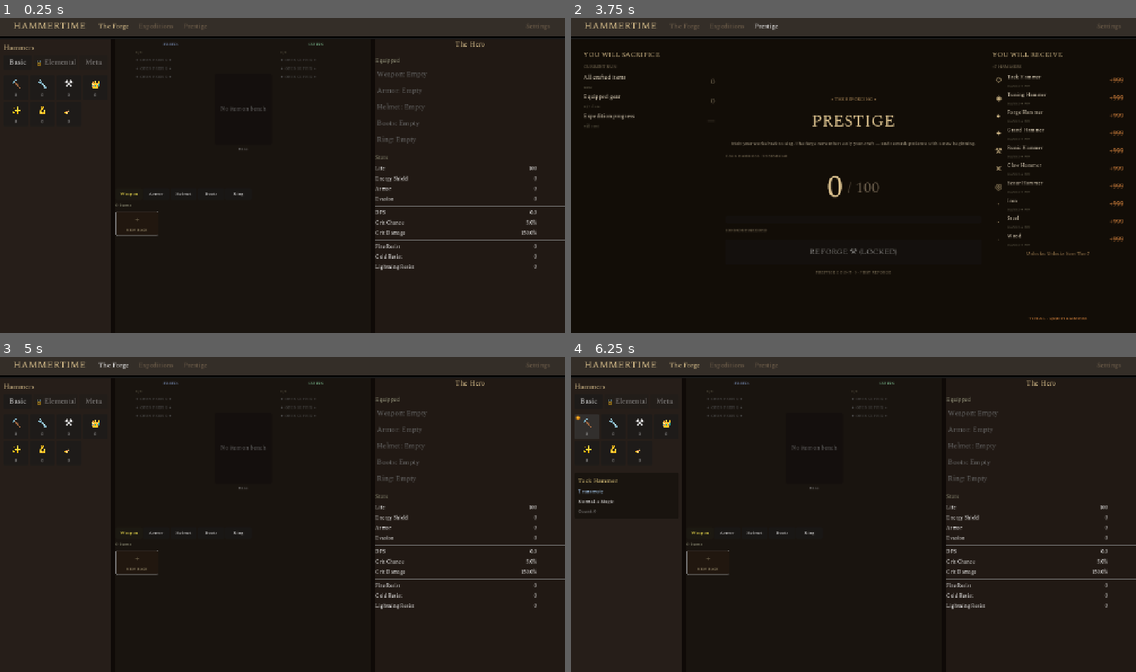
Above: before the commit, frames 1-4 (two rows, left to right).
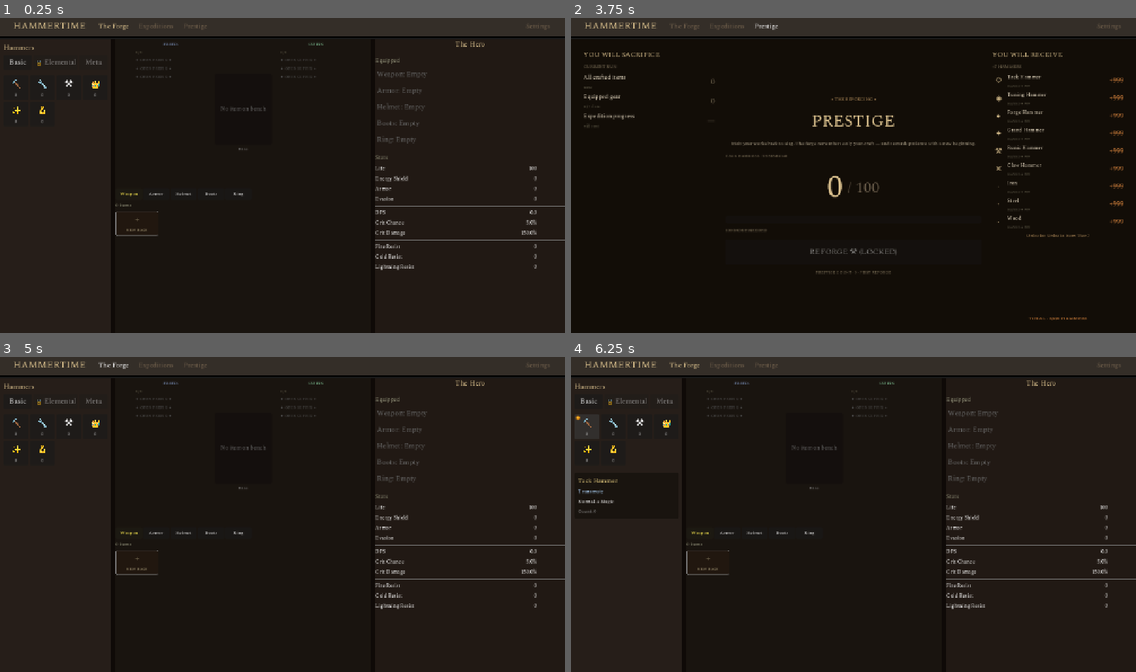
Above: after the commit, the same moments.

Repository: loginn/hammertime
Game: Godot game, scene res://scenes/main.tscn
The game is run twice, just before and just after one commit, with the same random seed, the same clock (stepped at 60 frames per second) and the same inputs.
Inputs (mouse positions are in pixels of both pictures, inside the frame that each line leads up to):
- Up to frame 1 (0.25 s): no input
- Up to frame 2 (3.75 s): click (706, 222) at 0.5 s; click (706, 222) at 1.25 s; click "The Forge" at 2 s; click "Expeditions" at 2.75 s; click "Prestige" at 3.5 s
- Up to frame 3 (5 s): click "The Forge" at 4.25 s
- Up to frame 4 (6.25 s): click "Basic" at 5 s; click (587, 426) at 5.77 s

The runs differ from the first frame. In frame 1, less than 0.1% of the frame differs, in the area x 11-13%, y 29-34%; in frame 2, 0.3%, in the area x 75-98%, y 51-96%; in frame 3, less than 0.1%; in frame 4, less than 0.1%.

Commit message:
test: Hide scour hammer from all UI surfaces via HIDDEN_CURRENCIES filt…
- autoloads/balance_config.gd
- scenes/forge/hammer_rail.gd
- scenes/prestige/prestige_screen.gd
- scenes/settings/settings_screen.gd
- tests/test_economy.gd
- .gsd/milestones/M003/slices/S01/S01-UAT.md

GSD-Task: S01/T03

Diff:
--- a/autoloads/balance_config.gd
+++ b/autoloads/balance_config.gd
@@ -29,6 +29,9 @@
 const EXPEDITION_2_BASE_TIME: float = 38.0
 const EXPEDITION_HERO_POWER_SCALING: float = 0.005
 
+# Currencies hidden from all UI surfaces (code preserved, drops intact)
+const HIDDEN_CURRENCIES: Array[String] = ["scour"]
+
 # Base item creation material costs
 const BASE_ITEM_IRON_COST: int = 1
 const BASE_ITEM_STEEL_COST: int = 1
--- a/scenes/forge/hammer_rail.gd
+++ b/scenes/forge/hammer_rail.gd
@@ -36,6 +36,8 @@
 
 func _build_buttons() -> void:
 	for data in HAMMER_DATA:
+		if data["key"] in BalanceConfig.HIDDEN_CURRENCIES:
+			continue
 		var btn := Button.new()
 		btn.custom_minimum_size = Vector2(56, 56)
 		btn.size_flags_horizontal = Control.SIZE_EXPAND_FILL
--- a/scenes/prestige/prestige_screen.gd
+++ b/scenes/prestige/prestige_screen.gd
@@ -73,7 +73,7 @@
 	_add_sacrifice_row("Expedition progress", "—", expedition_status)
 
 	for key: String in GameState.CURRENCY_KEYS:
-		if key == "tack":
+		if key == "tack" or key in BalanceConfig.HIDDEN_CURRENCIES:
 			continue
 		var count: int = GameState.currency_counts.get(key, 0)
 		if count > 0:
@@ -168,6 +168,8 @@
 	var total := 0
 
 	for key: String in GameState.CURRENCY_KEYS:
+		if key in BalanceConfig.HIDDEN_CURRENCIES:
+			continue
 		var have: int = GameState.currency_counts.get(key, 0)
 		var gain: int = reward
 		total += gain
--- a/scenes/settings/settings_screen.gd
+++ b/scenes/settings/settings_screen.gd
@@ -15,7 +15,7 @@
 
 const CURRENCY_GRANT: Dictionary = {
 	"tack": 100, "tuning": 100, "forge": 100, "grand": 100,
-	"runic": 100, "claw": 100, "scour": 100,
+	"runic": 100, "claw": 100,
 }
 
 
--- /dev/null
+++ b/tests/test_economy.gd
@@ -0,0 +1,54 @@
+extends GutTest
+
+
+func before_each() -> void:
+	GameState.initialize_fresh_game()
+
+
+func test_iron_steel_wood_in_currency_keys() -> void:
+	assert_true("iron" in GameState.CURRENCY_KEYS, "iron in CURRENCY_KEYS")
+	assert_true("steel" in GameState.CURRENCY_KEYS, "steel in CURRENCY_KEYS")
+	assert_true("wood" in GameState.CURRENCY_KEYS, "wood in CURRENCY_KEYS")
+
+
+func test_material_currencies_initialize_to_zero() -> void:
+	assert_eq(GameState.currency_counts["iron"], 0, "iron starts at 0")
+	assert_eq(GameState.currency_counts["steel"], 0, "steel starts at 0")
+	assert_eq(GameState.currency_counts["wood"], 0, "wood starts at 0")
+
+
+func test_create_base_consumes_iron() -> void:
+	GameState.currency_counts["iron"] = 5
+	var item := ItemFactory.create_base("iron_shortsword")
+	assert_not_null(item, "iron item created")
+	assert_eq(GameState.currency_counts["iron"], 4, "iron decreased by 1")
+
+
+func test_create_base_fails_without_iron() -> void:
+	GameState.currency_counts["iron"] = 0
+	var item := ItemFactory.create_base("iron_shortsword")
+	assert_null(item, "returns null with no iron")
+	assert_eq(GameState.currency_counts["iron"], 0, "iron unchanged")
+
+
+func test_create_base_consumes_steel() -> void:
+	GameState.currency_counts["steel"] = 5
+	var item := ItemFactory.create_base("steel_longsword")
+	assert_not_null(item, "steel item created")
+	assert_eq(GameState.currency_counts["steel"], 4, "steel decreased by 1")
+
+
+func test_can_afford_base() -> void:
+	GameState.currency_counts["iron"] = 0
+	assert_false(ItemFactory.can_afford_base("iron_shortsword"), "cannot afford with 0 iron")
+	GameState.currency_counts["iron"] = 1
+	assert_true(ItemFactory.can_afford_base("iron_shortsword"), "can afford with 1 iron")
+
+
+func test_scour_in_hidden_currencies() -> void:
+	assert_true("scour" in BalanceConfig.HIDDEN_CURRENCIES, "scour is in HIDDEN_CURRENCIES")
+
+
+func test_scour_hammer_code_preserved() -> void:
+	var scour := ScourHammer.new()
+	assert_not_null(scour, "ScourHammer instantiates successfully")
Not shown, added: tests/test_economy.gd.uid
Not shown, added: tests/test_material_economy.gd.uid
